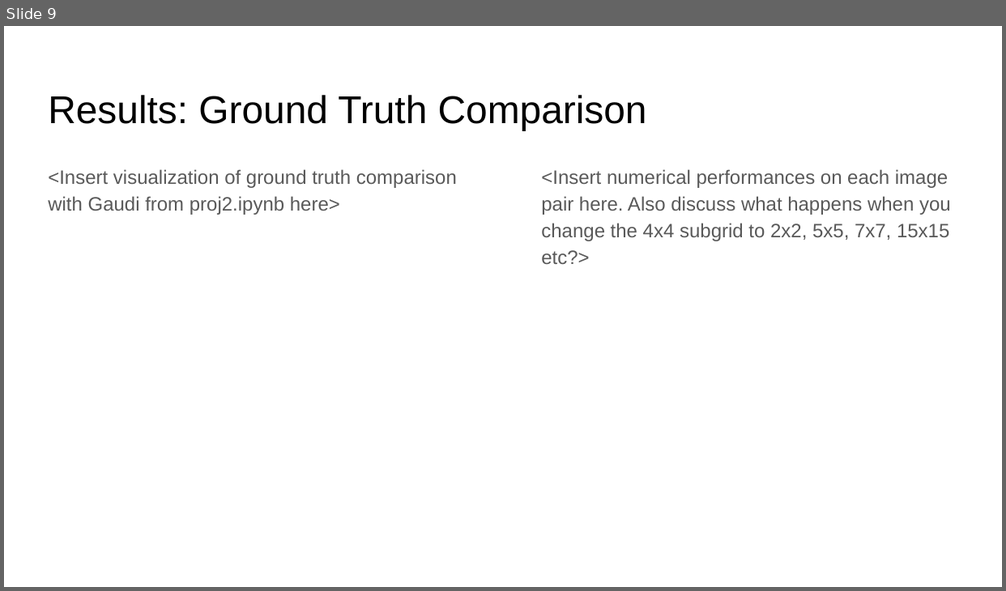
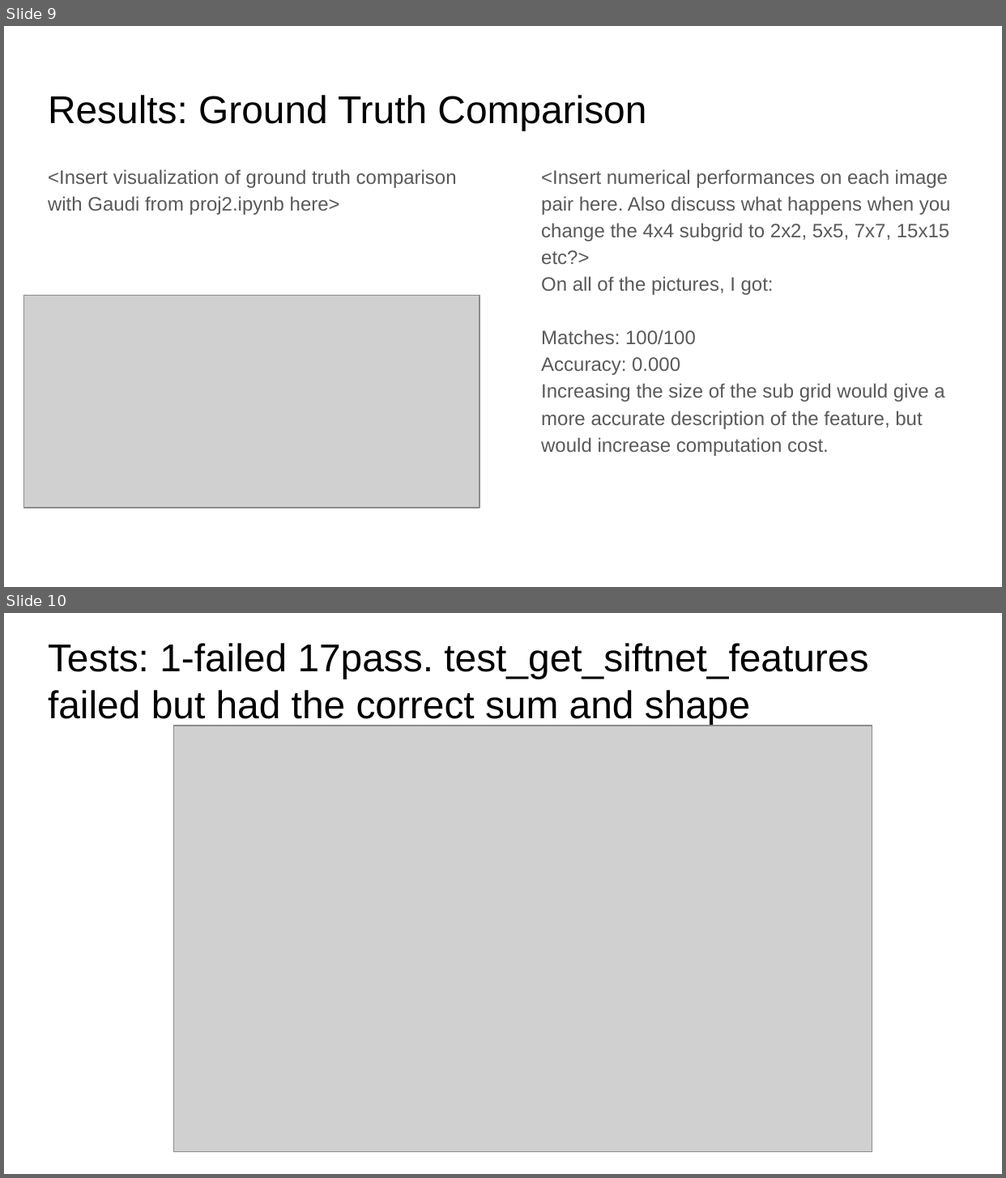
Before and after one commit to aten2001/Computer-Vision, a slide deck: computerVision/proj2_v3/report_template.pptx. Shown one above the other, each under a label of ours: slide 9 before the commit, slides 9 and 10 after it. The pictures are 1006x591 and 1006x1178 pixels, drawn with LibreOffice and Linux fonts; fonts in the diff are those of the drawing; grey boxes stand for pictures. Boxes give left, top, right and bottom in pixels: in the first picture for what was removed or moved away, otherwise in the second. Text is boxed around its words. In the diff, an @@ line names an element or a change of style, - is before the commit and + after.

```diff
--- a/computerVision/proj2_v3/report_template.pptx
+++ b/computerVision/proj2_v3/report_template.pptx
@@ slide 10 added at <box>4,613,1002,1174</box>, background #FFFFFF @@
@@ text added at <box>48,643,868,726</box>, 28 pt, text #000000 @@
+Tests: 1-failed 17pass. test_get_siftnet_features failed but had the correct sum and shape
@@ picture added at <box>173,726,872,1152</box> @@
@@ slide 9 changed as well @@
@@ text at <box>541,276,944,456</box>: paragraphs added @@
+On all of the pictures, I got:
+Matches: 100/100
+Accuracy: 0.000
+Increasing the size of the sub grid would give a more accurate description of the feature, but would increase computation cost.
@@ picture added at <box>24,296,480,508</box> @@
```
Also in this commit, not shown: 8 other slides changed, 1 other slide added, 2 slides removed, 4 other files.
